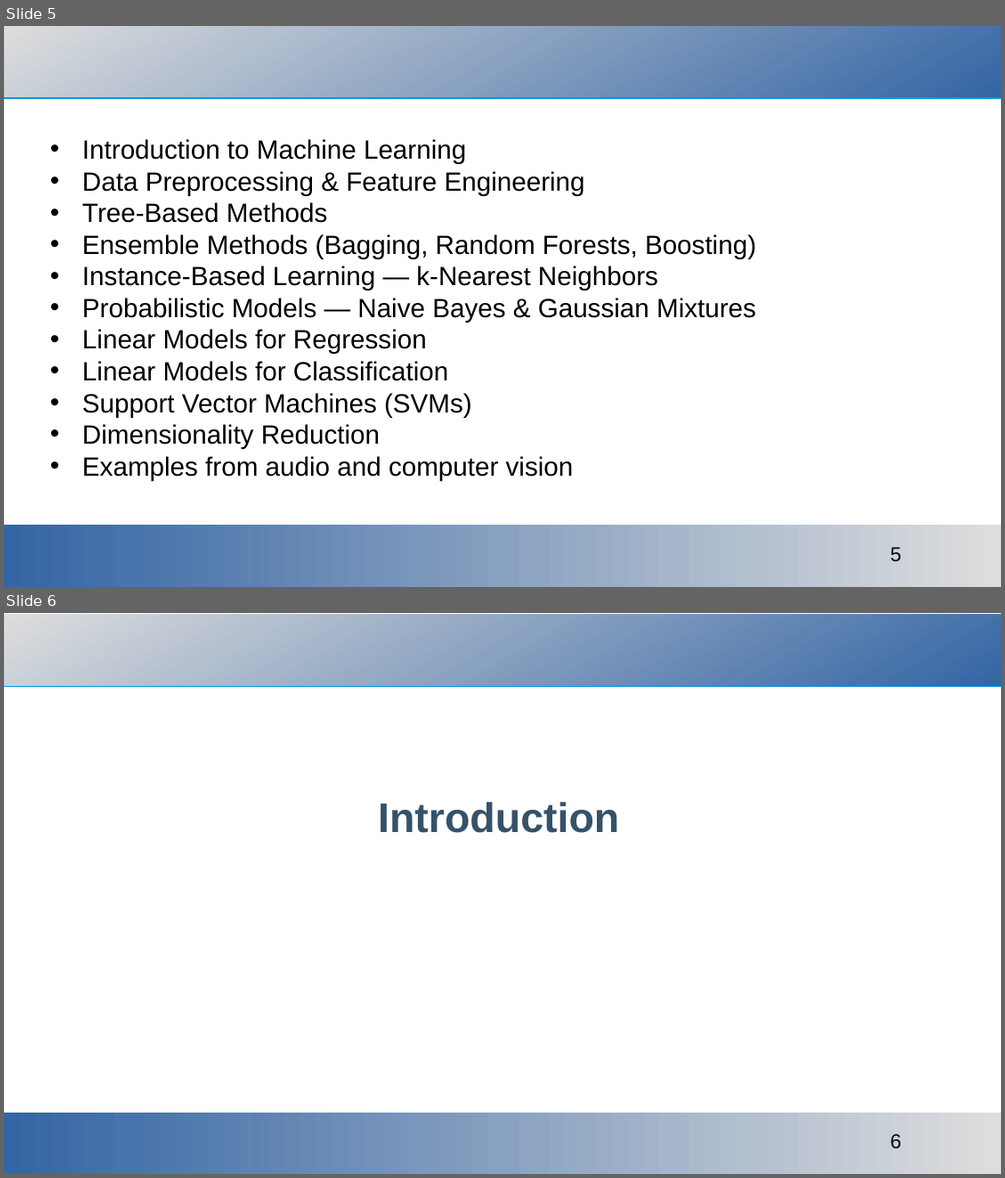
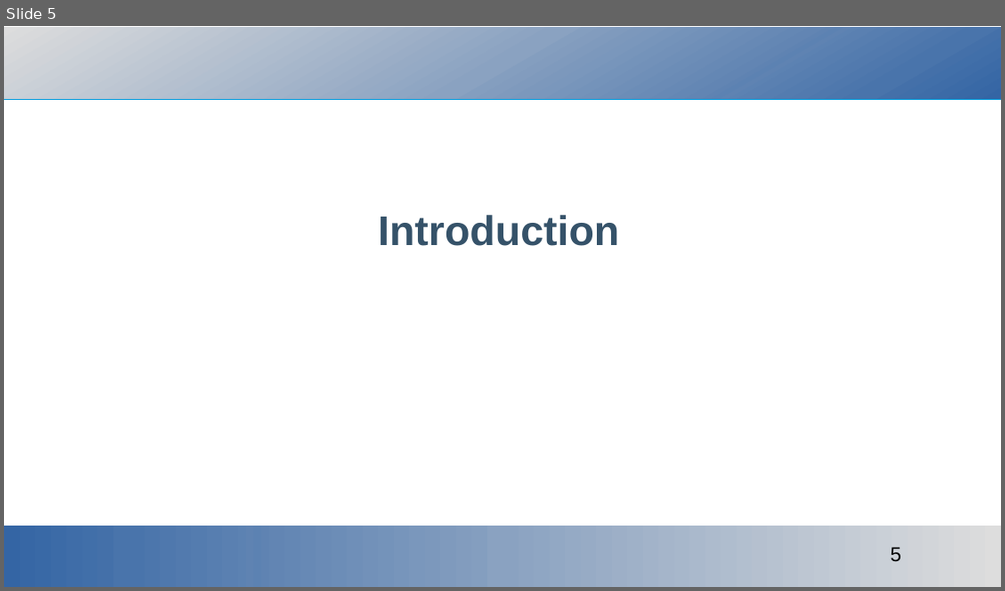
Before and after one commit to ajakovac/ML-in-Practice-I, a slide deck: ML in practice.odp. Shown one above the other, each under a label of ours: slides 5 and 6 before the commit, slide 5 after it. The pictures are 1005x1178 and 1005x591 pixels, drawn with LibreOffice and Linux fonts; fonts in the diff are those of the drawing; background and template pictures are left out. Boxes give left, top, right and bottom in pixels: in the first picture for what was removed or moved away, otherwise in the second. Text is boxed around its words. In the diff, an @@ line names an element or a change of style, - is before the commit and + after.

```diff
--- a/ML in practice.odp
+++ b/ML in practice.odp
@@ slide 5 removed at <box>4,26,1001,587</box>, background #FFFFFF; not listed: 1 template element that a slide beside it also shows @@
@@ rectangle removed at <box>4,26,1001,97</box> @@
@@ text removed at <box>82,139,756,480</box> @@
-• Introduction to Machine Learning
-• Data Preprocessing & Feature Engineering
-• Tree-Based Methods
-• Ensemble Methods (Bagging, Random Forests, Boosting)
-• Instance-Based Learning — k-Nearest Neighbors
-• Probabilistic Models — Naive Bayes & Gaussian Mixtures
-• Linear Models for Regression
-• Linear Models for Classification
-• Support Vector Machines (SVMs)
-• Dimensionality Reduction
-• Examples from audio and computer vision
@@ rectangle removed at <box>4,524,1001,587</box> @@
@@ what was slide 6 is now slide 5 @@
@@ page number at <box>890,547,902,562</box>: text changed @@
-6
+5
```
Also in this commit, not shown: 4 slides changed, 1 other file.
